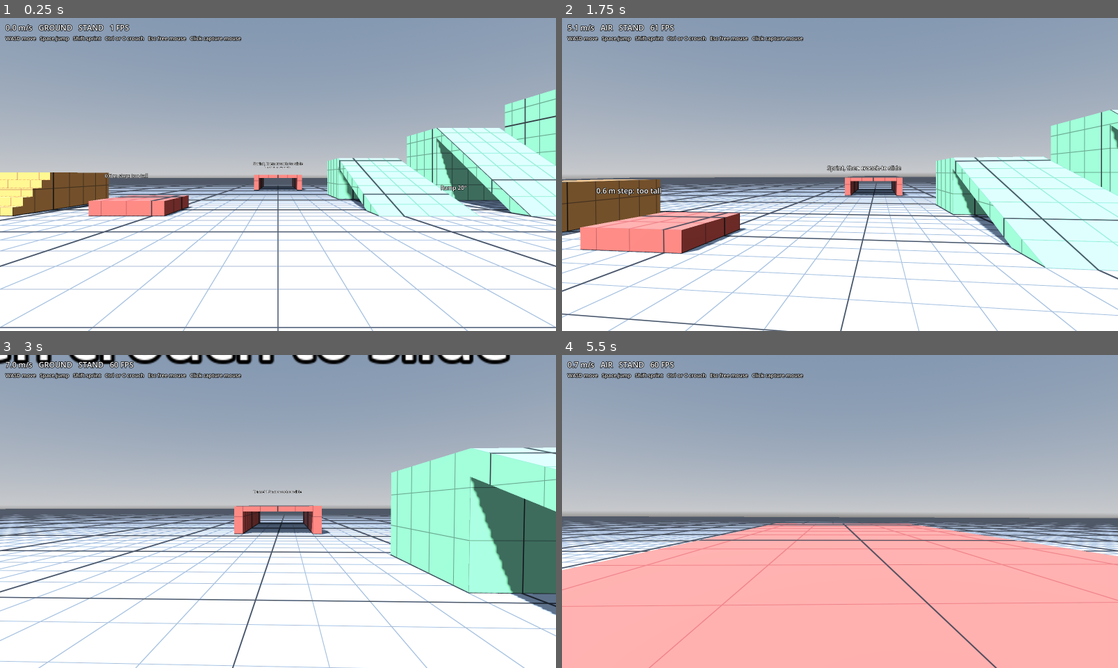
Above: before the commit, frames 1-4 (two rows, left to right).
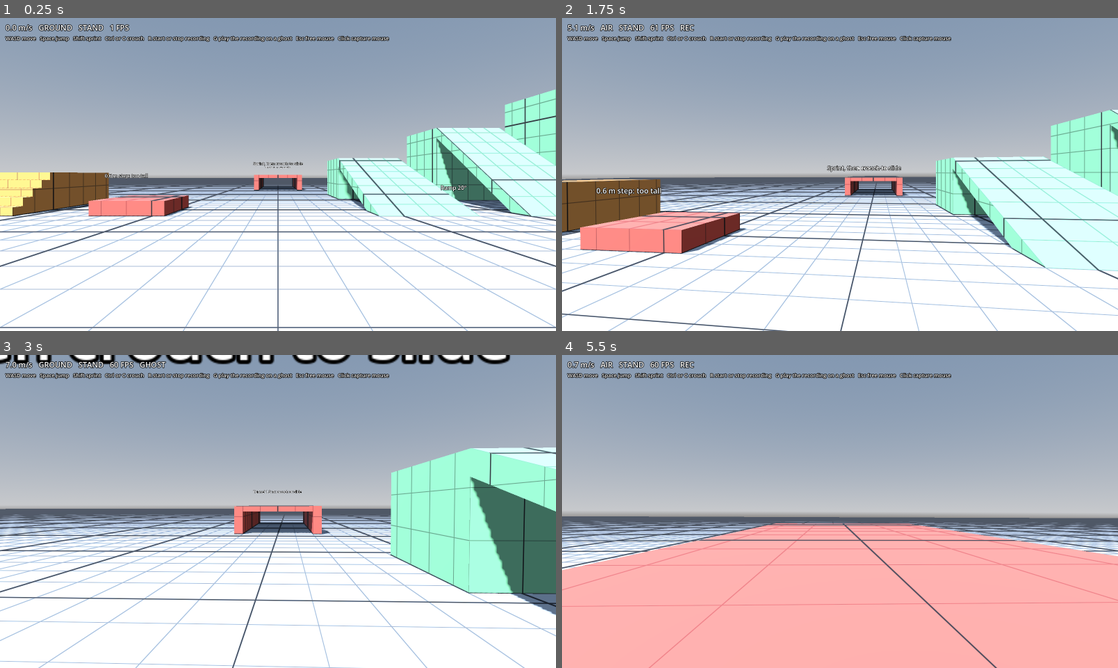
Above: after the commit, the same moments.

Repository: juanakajuan/fps-controller
Game: Godot game, scene res://demo/demo.tscn
Same seed, same stepped clock (60 frames per second), same inputs: the game is played once before the commit and once after it.
Inputs (mouse positions are in pixels of both pictures, inside the frame that each line leads up to):
- Up to frame 1 (0.25 s): no input
- Up to frame 2 (1.75 s): tap Enter at 0.5 s; move the mouse to (867, 174) at 0.52 s; hold Ctrl (crouch) 0.53-1.28 s; hold W (move_forward) from 0.53 s (still down); click (867, 174) at 0.67 s; tap Space (jump) at 0.77, 1.07, 1.52 s; tap Shift (sprint) at 0.8, 1.35 s; move the mouse to (812, 174) at 1.27 s; click (812, 174) at 1.42 s; tap R at 1.55 s
- Up to frame 3 (3 s): keep holding W (move_forward); tap Space (jump) at 1.82 s; move the mouse to (289, 505) at 2.02 s; tap R at 2.1 s; click (289, 505) at 2.17 s; tap G at 2.3, 2.85 s; move the mouse to (272, 517) at 2.77 s; click (272, 517) at 2.92 s
- Up to frame 4 (5.5 s): keep holding W (move_forward); tap Space (jump) at 3.02, 3.05, 3.32, 4.52, 4.82 s; move the mouse to (878, 514) at 3.52 s; hold Space (jump) 3.53-4.28 s; click (878, 514) at 3.67 s; tap Ctrl (crouch) at 3.8, 4.35 s; move the mouse to (795, 508) at 4.27 s; click (795, 508) at 4.42 s; tap Shift (sprint) at 4.55 s; move the mouse to (845, 511) at 5.02 s; hold Shift (sprint) from 5.03 s (still down); click (845, 511) at 5.17 s; tap R at 5.3 s

The runs differ from the first frame. In frame 1, 0.5% of the frame differs, in the area x 26-70%, y 5-8%; in frame 2, 0.6%; in frame 3, 0.6%, in the area x 25-70%, y 2-8%; in frame 4, 0.6%.

Commit message:
feat(demo): record the player with R and play it on a ghost with G
The ghost is a second FPSController with player_controlled false, a
translucent capsule, no collision layer, and a collision exception for
the player. The HUD shows REC and GHOST and lists the two keys.

Diff:
--- a/demo/demo_level.gd
+++ b/demo/demo_level.gd
@@ -36,8 +36,11 @@
 const BLOCK_COLOR: Color = Color(0.8, 0.35, 0.32)
 const PLATFORM_COLOR: Color = Color(0.4, 0.55, 0.85)
 const BOX_COLOR: Color = Color(0.75, 0.72, 0.6)
+const GHOST_COLOR: Color = Color(0.4, 0.8, 1.0, 0.35)
 
 var player: FPSController
+var ghost: FPSController
+var last_recording: FPSRecording
 var _shader: Shader = Shader.new()
 var _hud: Label
 
@@ -50,6 +53,7 @@
 	player.name = "Player"
 	add_child(player)
 	player.teleport(SPAWN, 0.0)
+	_build_ghost()
 	_build_hud()
 
 
@@ -60,11 +64,52 @@
 		str(FPSController.Stance.find_key(player.stance)),
 		Engine.get_frames_per_second(),
 	]
+	if player.is_recording():
+		_hud.text += "   REC"
+	if ghost.is_playing():
+		_hud.text += "   GHOST"
+
+
+func _unhandled_input(event: InputEvent) -> void:
+	var key: InputEventKey = event as InputEventKey
+	if key == null or not key.pressed or key.echo:
+		return
+	if key.physical_keycode == KEY_R:
+		if player.is_recording():
+			last_recording = player.stop_recording()
+		else:
+			player.start_recording()
+	elif key.physical_keycode == KEY_G and last_recording != null:
+		ghost.visible = true
+		ghost.play(last_recording)
 
 
 func _physics_process(_delta: float) -> void:
 	if player.global_position.y < -30.0:
 		player.teleport(SPAWN, 0.0)
+
+
+## The ghost is on no collision layer and ignores the player, so the player walks through it and it cannot push the player off the recorded path.
+func _build_ghost() -> void:
+	ghost = FPSController.new()
+	ghost.name = "Ghost"
+	ghost.player_controlled = false
+	ghost.collision_layer = 0
+	ghost.add_collision_exception_with(player)
+	ghost.visible = false
+	add_child(ghost)
+	var capsule: CapsuleMesh = CapsuleMesh.new()
+	capsule.radius = ghost.settings.capsule_radius
+	capsule.height = ghost.settings.stand_height
+	var material: StandardMaterial3D = StandardMaterial3D.new()
+	material.transparency = BaseMaterial3D.TRANSPARENCY_ALPHA
+	material.shading_mode = BaseMaterial3D.SHADING_MODE_UNSHADED
+	material.albedo_color = GHOST_COLOR
+	var view: MeshInstance3D = MeshInstance3D.new()
+	view.mesh = capsule
+	view.material_override = material
+	view.position = Vector3(0.0, capsule.height * 0.5, 0.0)
+	ghost.add_child(view)
 
 
 func _build_environment() -> void:
@@ -180,7 +225,7 @@
 	_hud = _hud_label(22)
 	panel.add_child(_hud)
 	var controls: Label = _hud_label(15)
-	controls.text = "WASD move   Space jump   Shift sprint   Ctrl or C crouch   Esc free mouse   Click capture mouse"
+	controls.text = "WASD move   Space jump   Shift sprint   Ctrl or C crouch   R start or stop recording   G play the recording on a ghost   Esc free mouse   Click capture mouse"
 	panel.add_child(controls)
 
 
